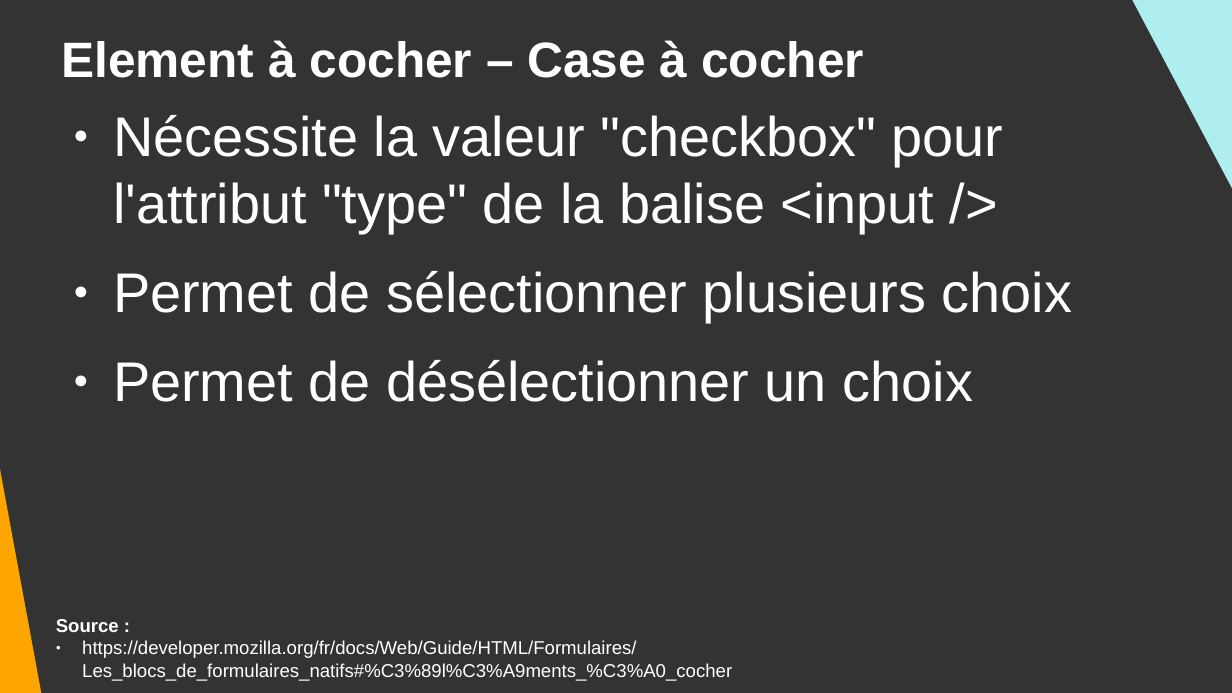
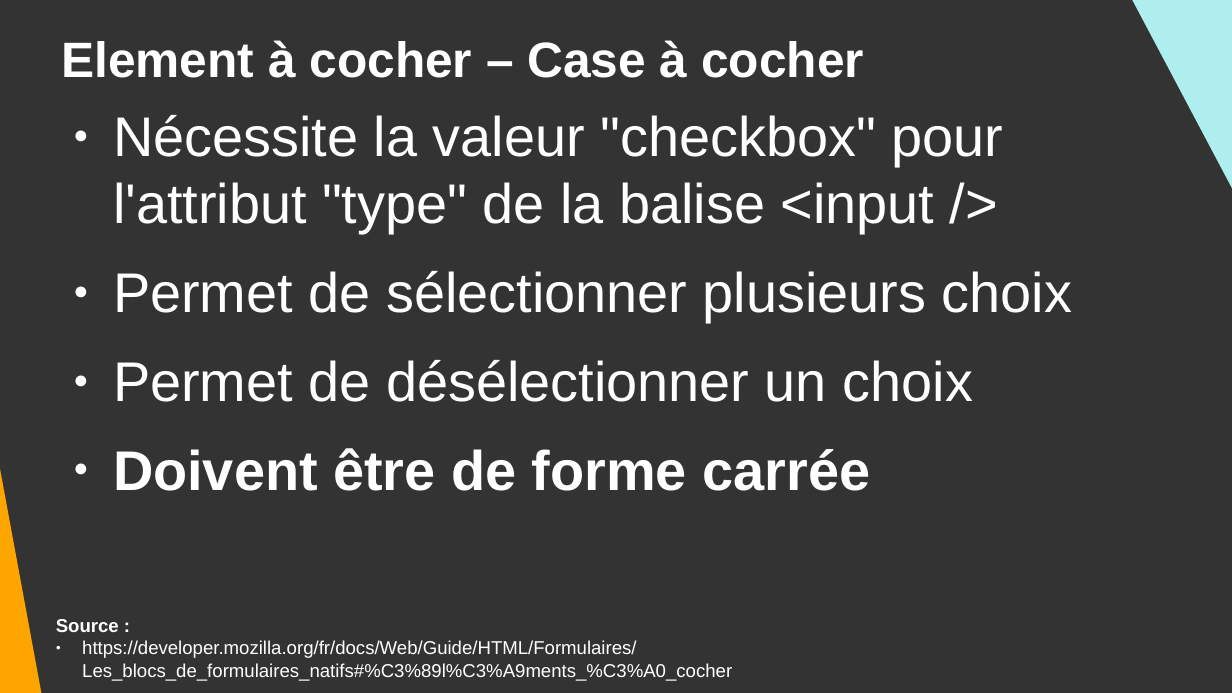
Before and after one commit to DanYellow/cours, a slide deck: slide 51 of integration-web-s1/travaux-pratiques/numero-3/presentation.odp (slide 50 before the commit). Drawn at 1232x693 pixels with LibreOffice and Linux fonts; fonts in the diff are those of the drawing. Boxes give left, top, right and bottom in pixels: in the first picture for what was removed or moved away, otherwise in the second. Text is boxed around its words. In the diff, an @@ line names an element or a change of style, - is before the commit and + after.

```diff
--- a/integration-web-s1/travaux-pratiques/numero-3/presentation.odp
+++ b/integration-web-s1/travaux-pratiques/numero-3/presentation.odp
@@ text at [113,448,871,491]: paragraph added @@
+● Doivent être de forme carrée
```
Also in this commit, not shown: 12 other slides changed, 1 slide added, 7 other files.
